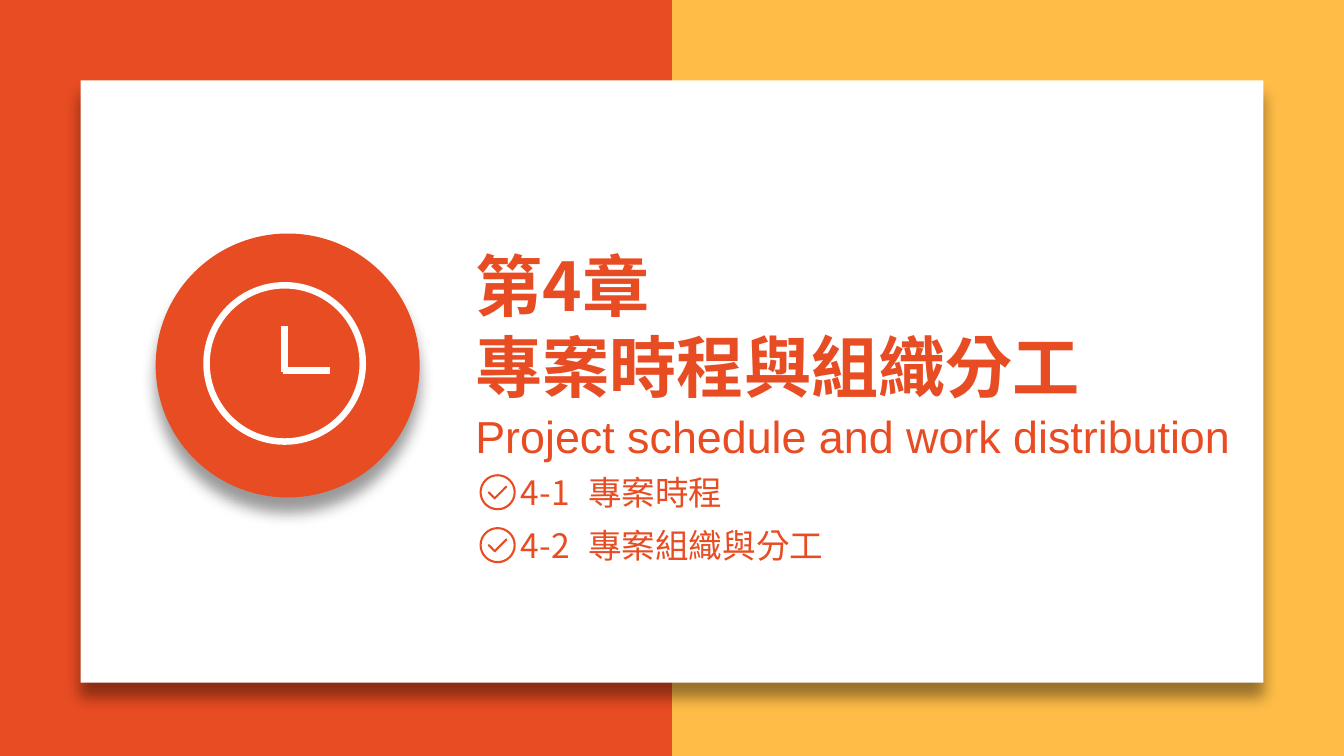
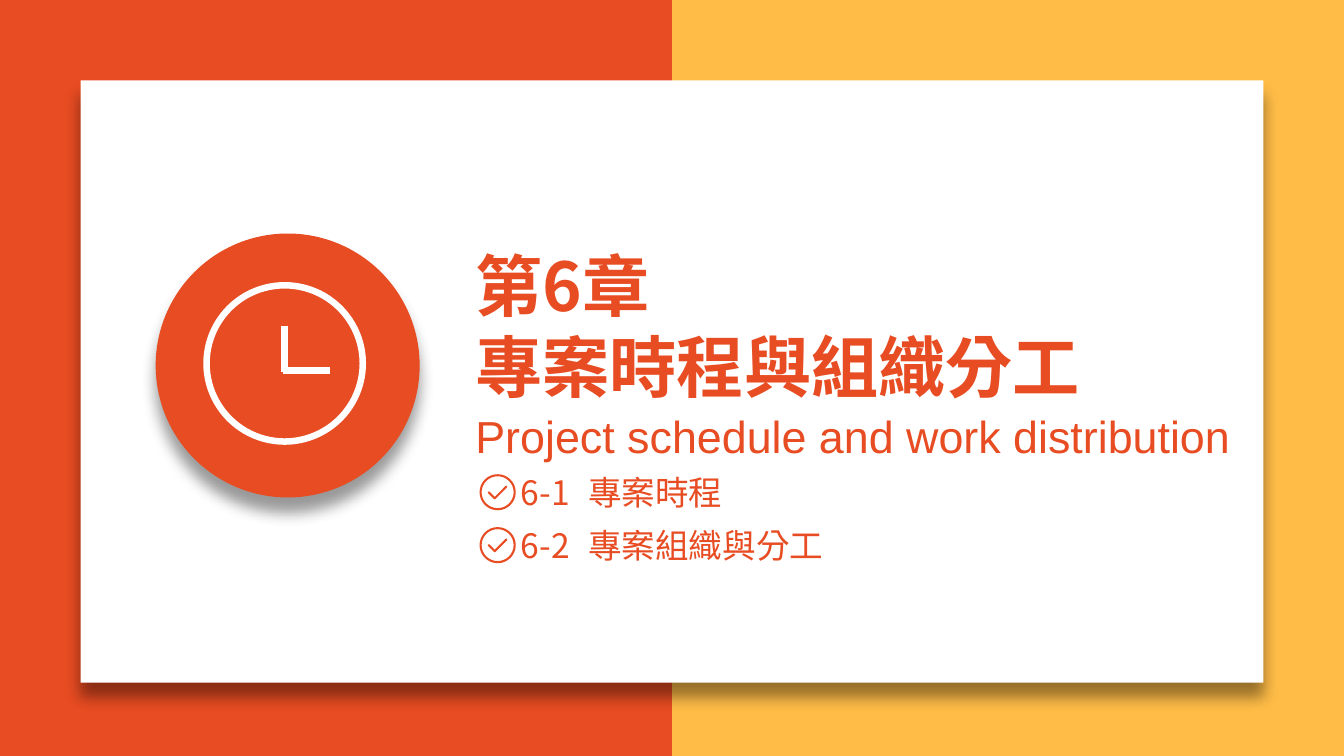
Before and after one commit to N1066442/board-game, a slide deck: slide 25 of 第109408組-AOWU桌遊GO-ppt.pptx (slide 12 before the commit). Drawn at 1344x756 pixels with LibreOffice and Linux fonts; fonts in the diff are those of the drawing. Boxes give left, top, right and bottom in pixels: in the first picture for what was removed or moved away, otherwise in the second. Text is boxed around its words. In the diff, an @@ line names an element or a change of style, - is before the commit and + after.

```diff
--- a/第109408組-AOWU桌遊GO-ppt.pptx
+++ b/第109408組-AOWU桌遊GO-ppt.pptx
@@ text at (475,253,649,317): text changed @@
-第4章
+第6章
@@ text at (521,476,722,508): text changed @@
-4-1 專案時程
+6-1 專案時程
@@ text at (521,529,823,561): text changed @@
-4-2 專案組織與分工
+6-2 專案組織與分工
```
Also in this commit, not shown: 5 other slides changed, 8 slides added, 1 slide removed, 3 other files.
